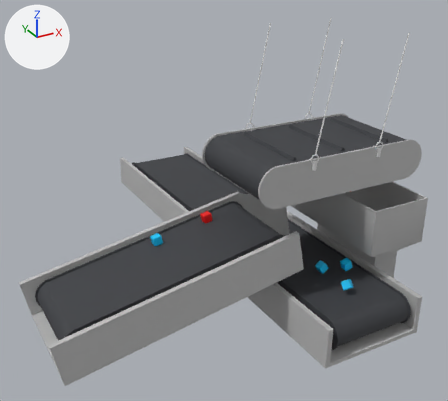
Before and after pictures for a commit that changed the FBX model Carcassonne-Unity/Assets/Game/machines/Models/overband.fbx.
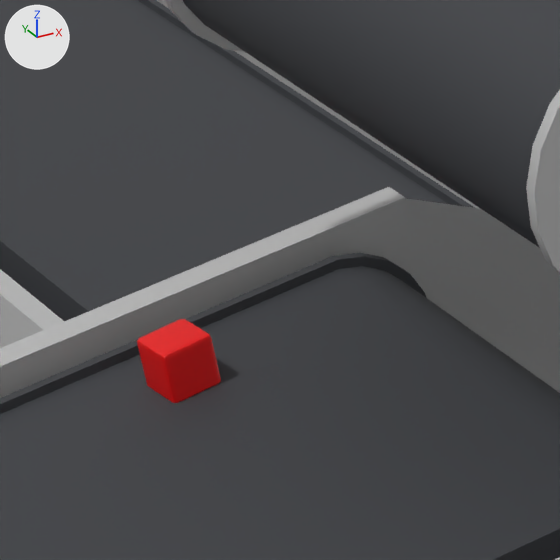
The first picture shows the older version from a 50 mm lens placed at (-26.1, -56.1, 28.6), pointed at (2.5, -4.0, 2.6). The close-ups show both versions on the part from 40% to 59% of the width and 41% to 62% of the height of that picture; other places that the commit changed are outside them. Lighting does not change. The marker at upper left points along +X, +Y and +Z. Where no turn or scale is listed for an object, it has been applied to the vertices.
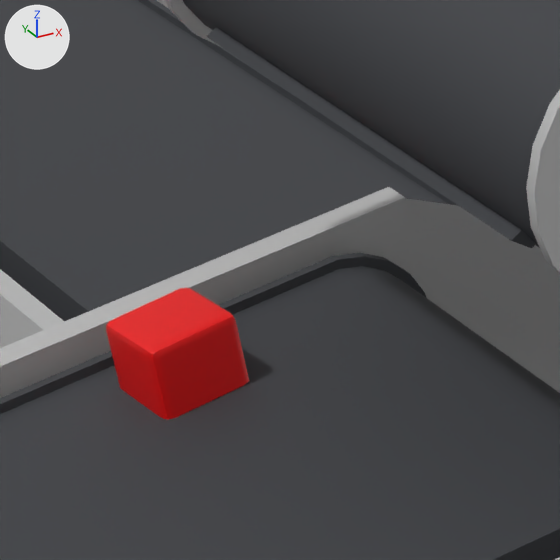
Where the newer file only moved an object's origin or applied its transform, the numbers keep the older frame.

Diff of the bpy script that builds the scene:
```diff
--- a/Carcassonne-Unity/Assets/Game/machines/Models/overband.fbx.py
+++ b/Carcassonne-Unity/Assets/Game/machines/Models/overband.fbx.py
@@ me_mesh_037 @@
+me_mesh_037.from_pydata([(-0.18, 3.95, -0.14), (0.17, 3.95, 0.12), (0.12, 3.95, -0.3), (0.24, 3.95, -0.22), (0.12, -3.95, -0.3), (0.24, -3.95, -0.22), (-0.18, -3.95, -0.14), (0.17, -3.95, 0.12)], [], [(0, 1, 3, 2), (2, 3, 5, 4), (4, 5, 7, 6), (6, 7, 1, 0), (1, 7, 5, 3), (6, 0, 2, 4)])
+me_mesh_037.materials.append(mat_tapis)  # black #3b3d42
@@ ob_pcube15 @@
 ob_pcube15.rotation_euler = (-0.0412, 0.0549, 0.194)  # degrees (-2.4, 3.1, 11)
-ob_pcube15.scale = (0.803, 0.803, 0.803)
+ob_pcube15.scale = (1.4, 1.4, 1.4)
@@ ob_pcube27 @@
+ob_pcube27 = bpy.data.objects.new('pCube27', me_mesh_037)
+ob_pcube27.location = (-1.38, -12.84, 8.57)
```

Boxes [x1, y1, x2, y2] around the edits, measured in the close-ups (560 x 560 px):
'pCube15', rescaled
    before: [137, 319, 221, 403]
    after: [106, 288, 249, 420]
'pCube27', added
    after: [206, 27, 536, 248]
